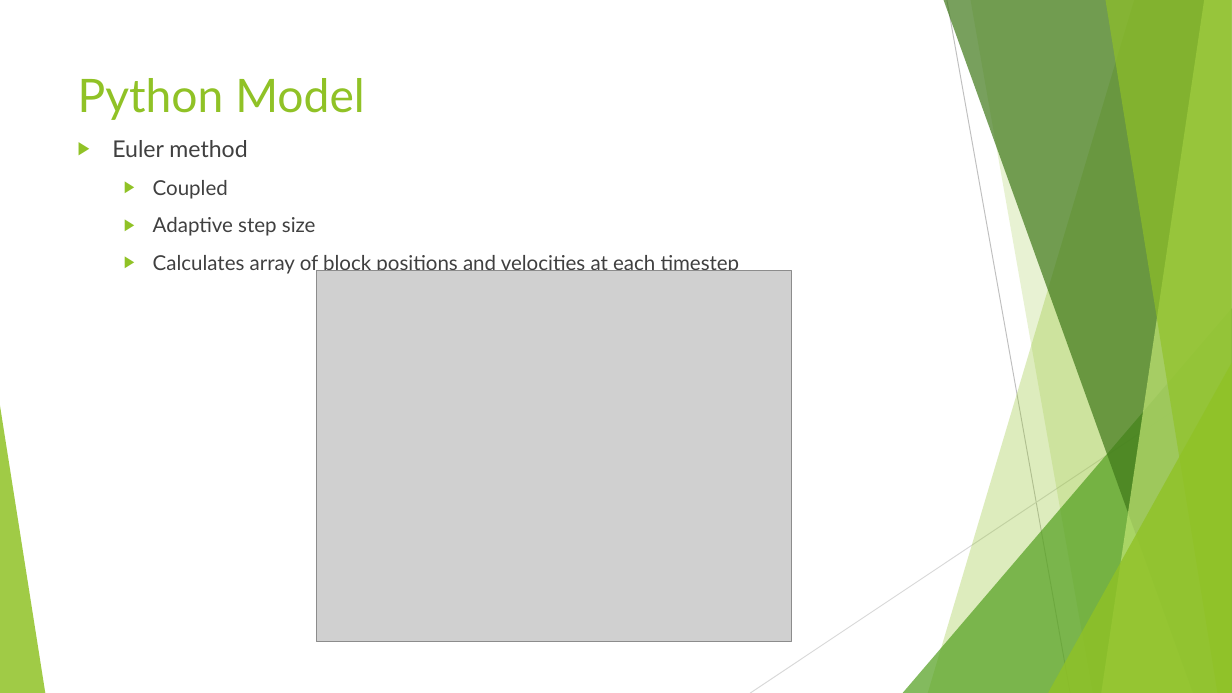
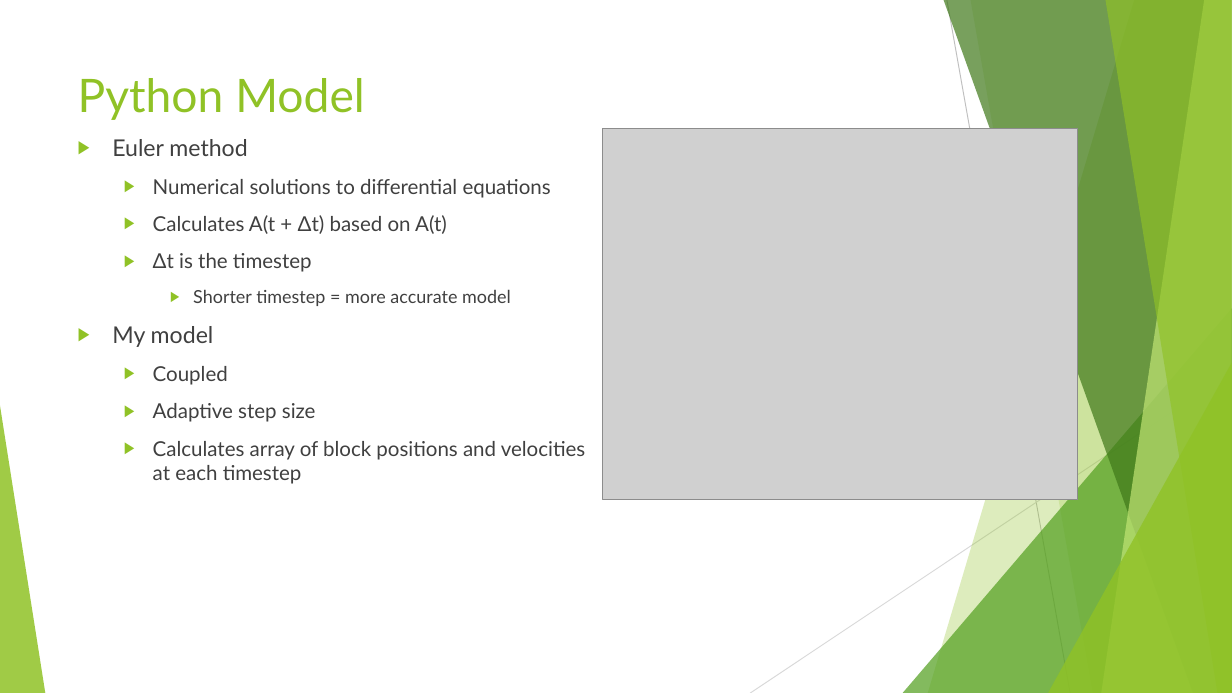
Before and after one commit to aMartin6/Final_Project, a slide deck: slide 7 of Earthquake Presentation.pptx (slide 6 before the commit). Drawn at 1232x693 pixels with LibreOffice and Linux fonts; fonts in the diff are those of the drawing; grey boxes stand for pictures. Boxes give left, top, right and bottom in pixels: in the first picture for what was removed or moved away, otherwise in the second. Text is boxed around its words. In the diff, an @@ line names an element or a change of style, - is before the commit and + after.

```diff
--- a/Earthquake Presentation.pptx
+++ b/Earthquake Presentation.pptx
@@ picture: place and size @@
-picture at bbox=[316, 271, 791, 642]
+picture at bbox=[603, 128, 1078, 500]
@@ text at bbox=[112, 179, 551, 347]: paragraphs added @@
+  ▶ Numerical solutions to differential equations
+  ▶ Calculates A(t + Δt) based on A(t)
+  ▶ Δt is the timestep
+    ▶ Shorter timestep = more accurate model
+▶ My model
```
Also in this commit, not shown: 7 other slides changed, 3 slides added, 1 slide removed.
